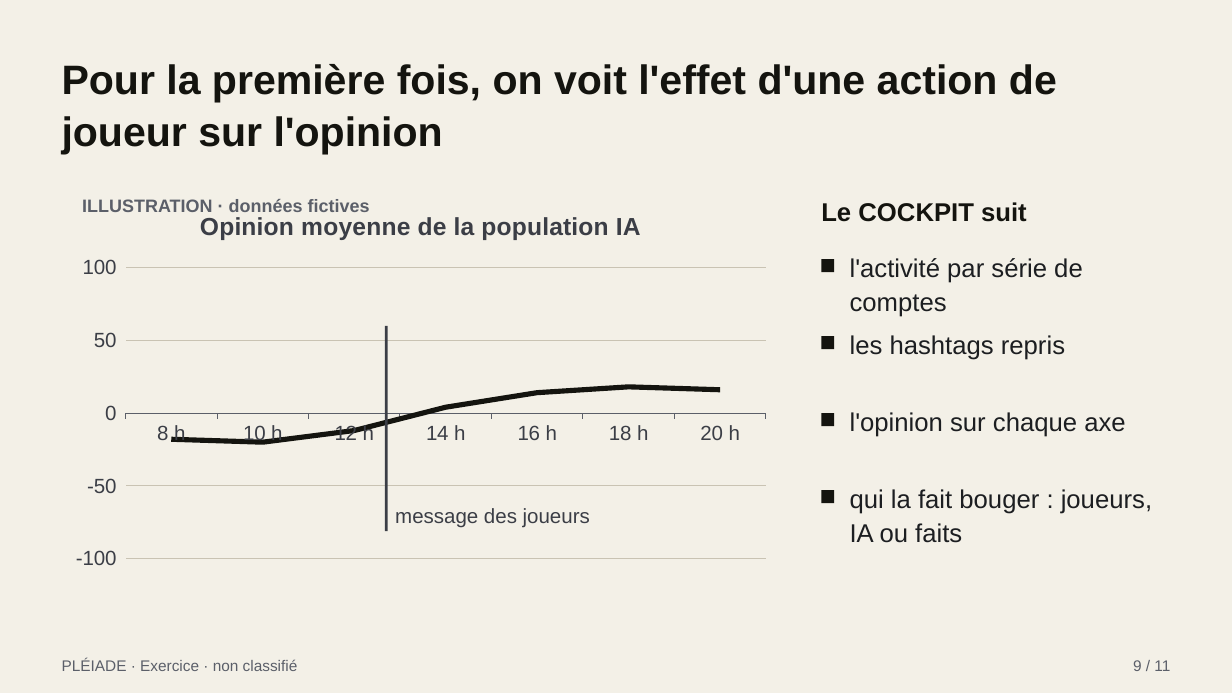
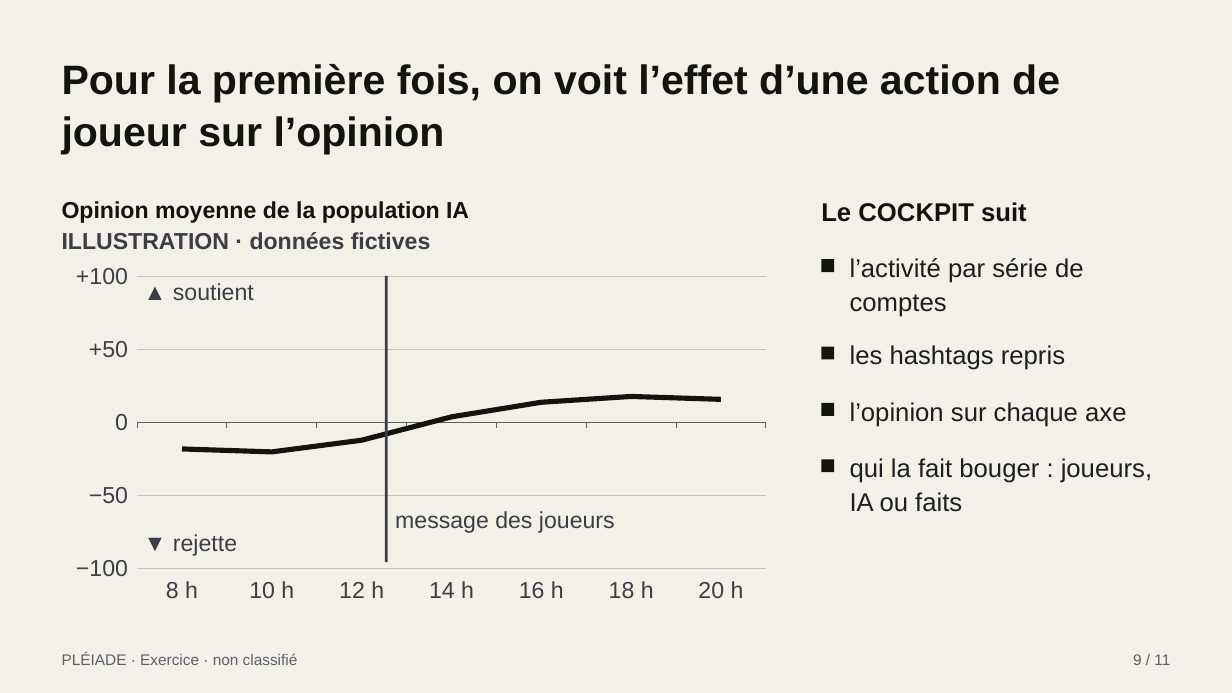
Before and after one commit to ViktorGlarak/MINERVE, a slide deck: slide 9 of PLEIADE/PRESENTATION/PLEIADE_presentation_v2.pptx. Drawn at 1232x693 pixels with LibreOffice and Linux fonts; fonts in the diff are those of the drawing. Boxes give left, top, right and bottom in pixels: in the first picture for what was removed or moved away, otherwise in the second. Text is boxed around its words. In the diff, an @@ line names an element or a change of style, - is before the commit and + after.

```diff
--- a/PLEIADE/PRESENTATION/PLEIADE_presentation_v2.pptx
+++ b/PLEIADE/PRESENTATION/PLEIADE_presentation_v2.pptx
@@ text at box(62, 64, 1060, 154): text changed @@
-Pour la première fois, on voit l'effet d'une action de joueur sur l'opinion
+Pour la première fois, on voit l’effet d’une action de joueur sur l’opinion
@@ text added at box(62, 201, 469, 223), 18 pt, text #14140F, bold @@
+Opinion moyenne de la population IA
@@ text "ILLUSTRATION · données fictives": place and size @@
-text "ILLUSTRATION · données fictives" at box(82, 199, 370, 212)
+text "ILLUSTRATION · données fictives" at box(62, 232, 431, 249)
@@ text "ILLUSTRATION · données fictives" at box(62, 232, 431, 249): size 14 to 18 pt, text colour #5B5F69 to #3B3E46 @@
@@ line chart at box(62, 257, 781, 611) @@
@@ title "Opinion moyenne de la population IA" removed @@
-Opinion moyenne de la population IA: -18, -20, -12, 4, 14, 18, 16
+Series 1: -18, -20, -12, 4, 14, 18, 16
@@ category axis changed @@
@@ value axis changed @@
@@ line chart: place and size @@
-line chart at box(62, 192, 781, 578)
+line chart at box(62, 257, 781, 611)
@@ text added at box(173, 283, 254, 300), 18 pt, text #3B3E46 @@
+▲ soutient
@@ rectangle: place and size @@
-rectangle at box(385, 326, 388, 531)
+rectangle at box(385, 276, 388, 563)
@@ rectangle: place and size @@
-rectangle at box(822, 336, 835, 349)
+rectangle at box(822, 347, 835, 360)
@@ text "les hashtags repris": place and size @@
-text "les hashtags repris" at box(850, 335, 1065, 360)
+text "les hashtags repris" at box(850, 345, 1065, 370)
@@ rectangle: place and size @@
-rectangle at box(822, 413, 835, 426)
+rectangle at box(822, 403, 835, 416)
@@ text at box(850, 402, 1126, 427): text changed @@
-l'opinion sur chaque axe
+l’opinion sur chaque axe
@@ text "qui la fait bouger : ...": place and size @@
-text "qui la fait bouger : ..." at box(850, 489, 1152, 543)
+text "qui la fait bouger : ..." at box(850, 458, 1152, 512)
@@ rectangle: place and size @@
-rectangle at box(822, 491, 835, 504)
+rectangle at box(822, 459, 835, 472)
@@ text "message des joueurs" at box(395, 511, 615, 533): size 16 to 18 pt @@
@@ text added at box(173, 534, 237, 556), 18 pt, text #3B3E46 @@
+▼ rejette
@@ text "PLÉIADE · Exercice · non ...": place and size @@
-text "PLÉIADE · Exercice · non ..." at box(62, 659, 298, 671)
+text "PLÉIADE · Exercice · non ..." at box(62, 652, 298, 665)
@@ text "9 / 11": place and size @@
-text "9 / 11" at box(1133, 660, 1170, 671)
+text "9 / 11" at box(1133, 654, 1170, 665)
```
Also in this commit, not shown: 10 other slides changed, 4 other files.
